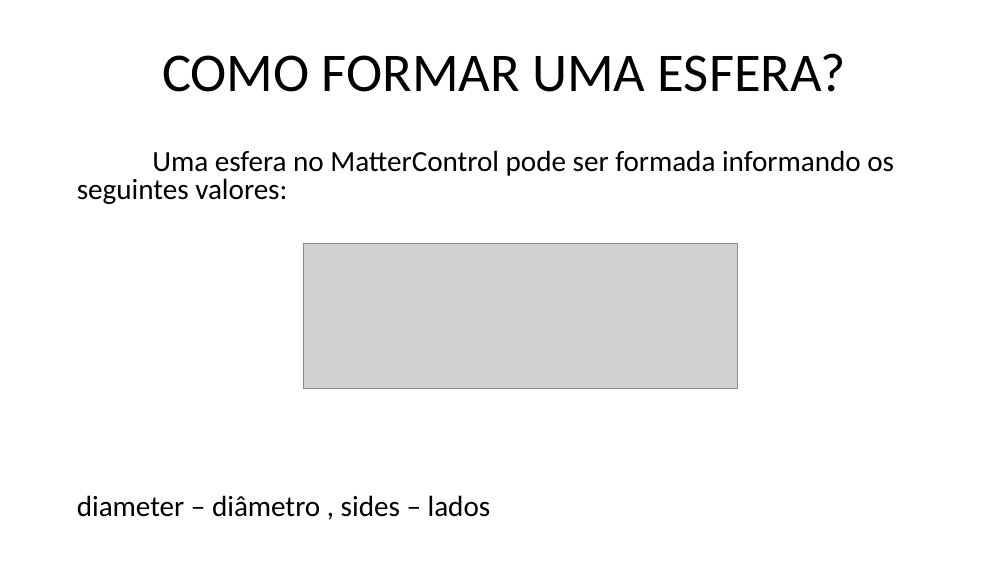
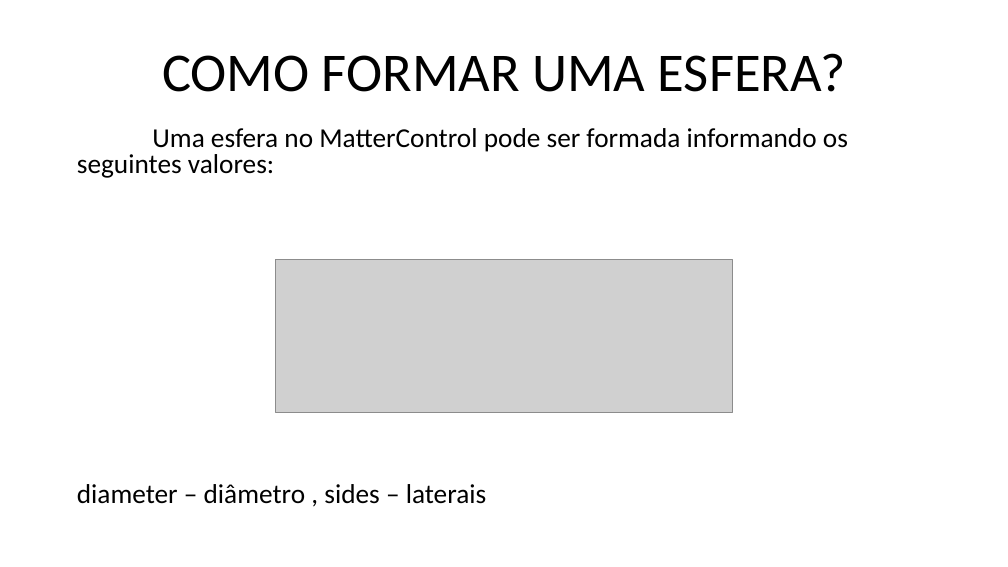
Before and after one commit to marcosdosea/ManualImpessora3D, a slide deck: slide 15 of Curso/Fundamentos de impressão 3D - Objetos.pptx (slide 14 before the commit). Drawn at 1008x567 pixels with LibreOffice and Linux fonts; fonts in the diff are those of the drawing; grey boxes stand for pictures. Boxes give left, top, right and bottom in pixels: in the first picture for what was removed or moved away, otherwise in the second. Text is boxed around its words. In the diff, an @@ line names an element or a change of style, - is before the commit and + after.

```diff
--- a/Curso/Fundamentos de impressão 3D - Objetos.pptx
+++ b/Curso/Fundamentos de impressão 3D - Objetos.pptx
@@ text "Uma esfera no MatterControl pode ...": place and size @@
-text "Uma esfera no MatterControl pode ..." at (77,150,894,517)
+text "Uma esfera no MatterControl pode ..." at (77,128,848,504)
@@ text at (77,128,848,178): size 27.8 to 26 pt in "Uma esfera no MatterControl pode ser formada ..." @@
@@ picture: place and size @@
-picture at (303,243,737,389)
+picture at (276,259,733,412)
@@ text at (77,484,486,504): text changed; size 27.8 to 26 pt @@
-diameter – diâmetro , sides – lados
+diameter – diâmetro , sides – laterais
```
Also in this commit, not shown: 15 other slides changed, 7 slides added, 6 other files.
